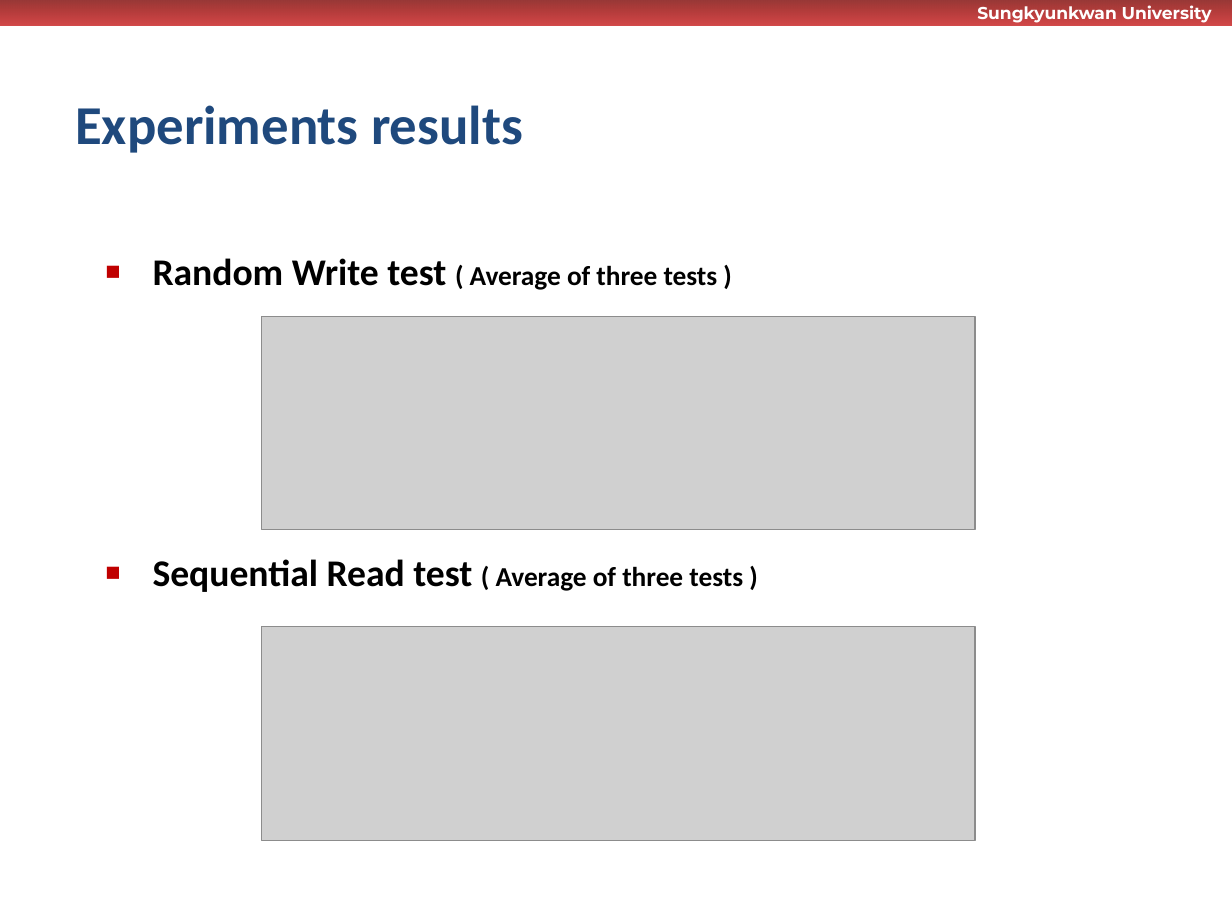
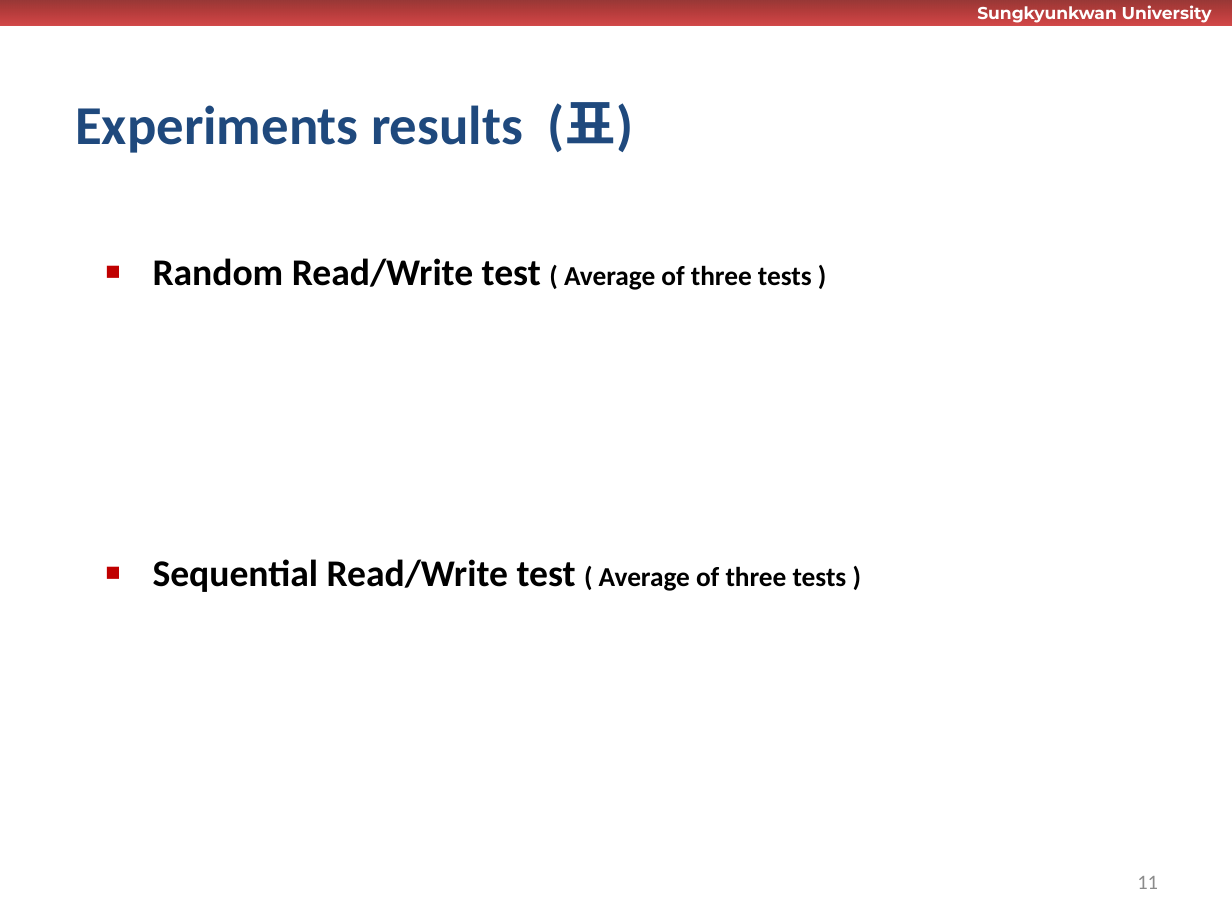
Before and after one commit to wurikiji/tutorial2-dev, a slide deck: slide 11 of docs/1차_완료_및_테스트.pptx (slide 8 before the commit). Drawn at 1232x924 pixels with LibreOffice and Linux fonts; fonts in the diff are those of the drawing; grey boxes stand for pictures; background and template pictures are left out. Boxes give left, top, right and bottom in pixels: in the first picture for what was removed or moved away, otherwise in the second. Text is boxed around its words. In the diff, an @@ line names an element or a change of style, - is before the commit and + after.

```diff
--- a/docs/1차_완료_및_테스트.pptx
+++ b/docs/1차_완료_및_테스트.pptx
@@ title at [75, 102, 633, 153]: text changed @@
-Experiments results
+Experiments results (표)
@@ text at [153, 258, 847, 592]: text changed; size 16 to 22 pt @@
-▪ Random Write test ( Average of three tests )
-▪ Sequential Read test ( Average of three tests )
+▪ Random Read/Write test ( Average of three tests )
+▪ Sequential Read/Write test ( Average of three tests )
@@ picture removed at [261, 317, 975, 530] @@
@@ picture removed at [261, 627, 975, 840] @@
@@ page number added at [1137, 876, 1158, 889], 12 pt, text #8C8C8C @@
+11
```
Also in this commit, not shown: 10 other slides changed, 6 slides added, 1 slide removed.
